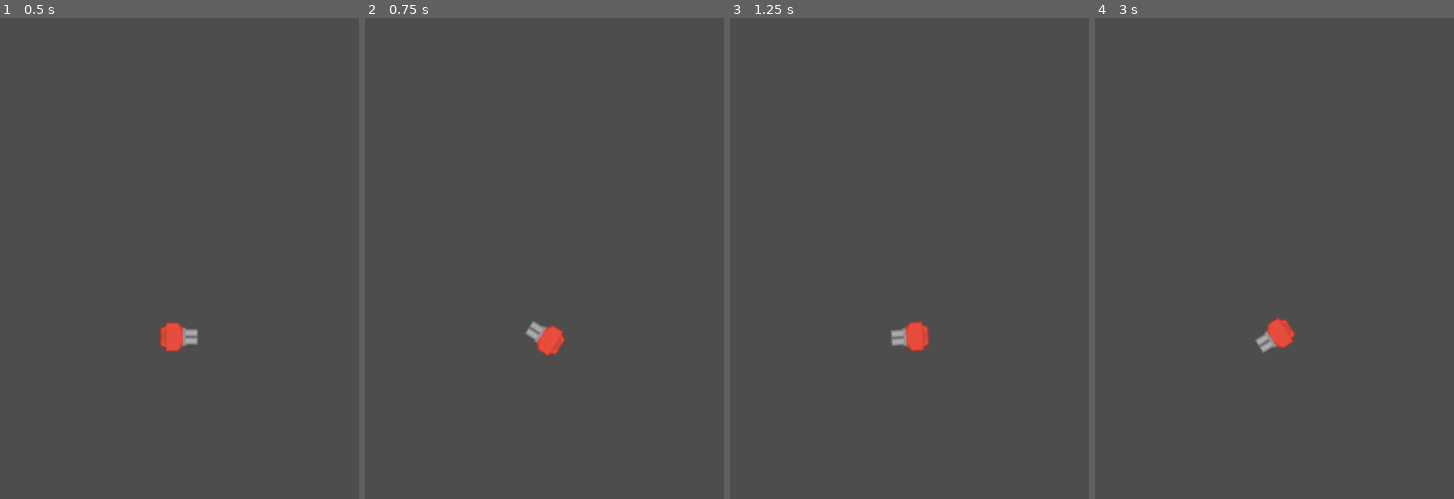
Above: before the commit, frames 1-4 (left to right).
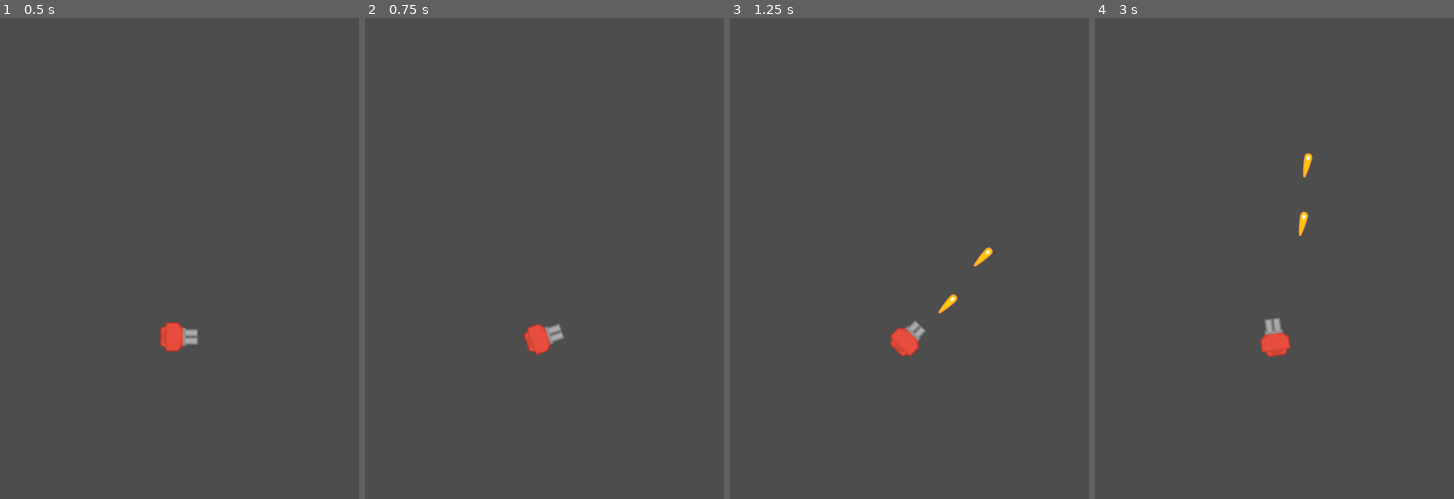
Above: after the commit, the same moments.

Repository: mmm-sauce/turret
Game: Godot game, scene res://scenes/main.tscn
The game is run twice, just before and just after one commit, with the same random seed, the same clock (stepped at 60 frames per second) and the same inputs.
Inputs (mouse positions are in pixels of both pictures, inside the frame that each line leads up to):
- Up to frame 1 (0.5 s): no input
- Up to frame 2 (0.75 s): tap Enter at 0.5 s; move the mouse to (623, 258) at 0.52 s; hold D (turn_right) from 0.53 s (still down); click (623, 258) at 0.67 s
- Up to frame 3 (1.25 s): keep holding D (turn_right)
- Up to frame 4 (3 s): move the mouse to (1202, 311) at 1.27 s; release D (turn_right) at 1.28 s; hold A (turn_left) 1.28-2.03 s; click (1202, 311) at 1.42 s; move the mouse to (1310, 167) at 2.02 s; hold D (turn_right) from 2.03 s (still down); click (1310, 167) at 2.17 s; move the mouse to (1256, 388) at 2.77 s; click (1256, 388) at 2.92 s

Frame 1 is identical in both runs. In frame 2, 0.5% of the frame differs, in the area x 44-56%, y 62-71%; in frame 3, 0.7%; in frame 4, 0.7%, in the area x 44-61%, y 28-71%.

Commit message:
Cleaned up cannon.gd code

Diff:
--- a/turret/scripts/cannon.gd
+++ b/turret/scripts/cannon.gd
@@ -4,66 +4,65 @@
 const turnSpeed = 5
 var barrel = 1
 
-var shots = 2 # Number of shots per burst (can be upgraded)
+var shots = 2  # Number of shots per burst (can be upgraded)
 var shoot = false
 var clickPos = Vector2.ZERO
 var clickAngle = 0
 
-var shotCD = .5  # Shot Cooldown time (can be upgraded)
+var shotCD = 0.5  # Shot cooldown time (can be upgraded)
 var shotTimer = 0.0  # Timer to track the cooldown
-
 
 # Set the click angle to the angle of the most recent click
 func _input(event):
-	if event is InputEventMouseButton && shoot == false:
+	if event is InputEventMouseButton and shoot == false:
 		clickPos = event.position
 		var direction = (clickPos - position).normalized()
 		clickAngle = direction.angle()
+
 		await get_tree().create_timer(shotTimer).timeout
 		shoot = true
 
 func _physics_process(delta: float) -> void:
-
-
-	# Picks between turning CW and CCW depending on shortest distance
-	var angleDiff = clickAngle - rotation
-	angleDiff = wrapf(angleDiff, -PI, PI)
+	update_shot_timer(delta)
 
 	# Rotate towards the click
-	rotation += sign(angleDiff) * min(abs(angleDiff), turnSpeed * delta)
+	var angleDiff = rotate_towards_click(delta)
 
 	# Handles the shooting logic
 	if shoot == true and abs(angleDiff) < 0.01:
 		shoot = false
 		shotTimer = shotCD
-		for i in shots:
-			await get_tree().create_timer(.1).timeout
+
+		for i in range(shots):
+			await get_tree().create_timer(0.1).timeout
 			fire_bullet()
 
-	# Logic for timer between shots
+	handle_animation()
+
+func rotate_towards_click(delta):
+	var angleDiff = clickAngle - rotation
+	angleDiff = wrapf(angleDiff, -PI, PI)
+
+	rotation += sign(angleDiff) * min(abs(angleDiff), turnSpeed * delta)
+
+	return angleDiff
+
+func update_shot_timer(delta):
 	if shotTimer > 0:
 		shotTimer -= delta
 		print(shotCD)
 
-	#Input handling
-	if Input.is_action_pressed("turn_left"):
-		rotate(-turnSpeed)
-	if Input.is_action_pressed("turn_right"):
-		rotate(turnSpeed)
-
-	#Shot animation handling
+func handle_animation():
 	if $AnimatedSprite2D.is_playing() == false:
-		$AnimatedSprite2D.set_frame_and_progress(0,0)
+		$AnimatedSprite2D.set_frame_and_progress(0, 0)
 		$AnimatedSprite2D.pause()
 
 func fire_bullet():
+	# Handling barrel animation
+	$AnimatedSprite2D.play('default')
+	await get_tree().create_timer(0.1).timeout
 
-	#Handling barrel animation
-	$AnimatedSprite2D.play('default')
-
-	await get_tree().create_timer(.1).timeout
-
-	#Instancing the bullet
+	# Instancing the bullet
 	var bullet = bullet_scene.instantiate()
 
 	# Shooting bullet out of alternating barrels
@@ -72,10 +71,10 @@
 	else:
 		bullet.position = get_node("Marker2D2").global_position
 
-	barrel = barrel*-1
+	barrel = barrel * -1
 
-	#Ensuring the bullet shoots out the front of the cannon
+	# Ensuring the bullet shoots out the front of the cannon
 	bullet.rotation = rotation
 
-	#Adding bullet as a child of main scene
+	# Adding bullet as a child of main scene
 	get_parent().add_child(bullet)
